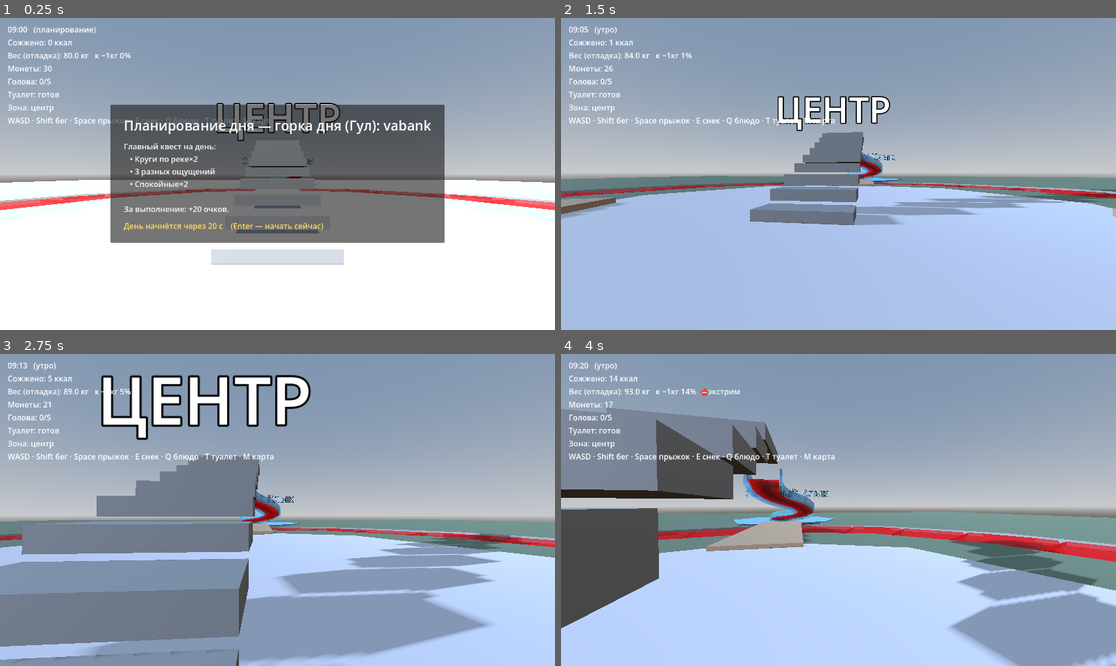
Above: before the commit, frames 1-4 (two rows, left to right).
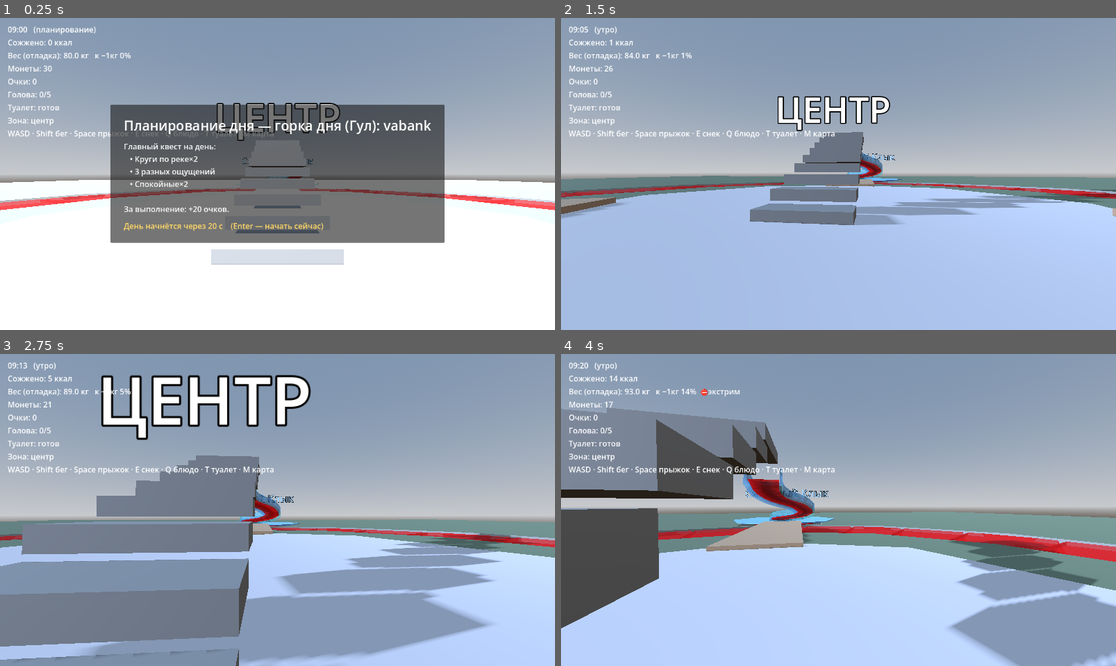
Above: after the commit, the same moments.

Repository: evangelipeep/Red-Wave
Game: Godot game, scene res://world/ParkGreybox.tscn
Same seed, same stepped clock (60 frames per second), same inputs: the game is played once before the commit and once after it. The project has no main scene, so this scene is started directly.
Inputs (mouse positions are in pixels of both pictures, inside the frame that each line leads up to):
- Up to frame 1 (0.25 s): no input
- Up to frame 2 (1.5 s): tap Enter (ui_accept) at 0.5 s; move the mouse to (960, 158) at 0.52 s; hold D (move_right) 0.53-1.28 s; hold Q (eat_meal) 0.53-1.28 s; tap Space (jump) at 0.77 s; tap E (eat_snack) at 0.8, 1.35 s; move the mouse to (810, 174) at 1.27 s; hold W (move_forward) from 1.28 s (still down)
- Up to frame 3 (2.75 s): keep holding W (move_forward); tap Space (jump) at 1.52 s; tap Q (eat_meal) at 1.55 s; move the mouse to (288, 503) at 2.02 s; hold Q (eat_meal) from 2.03 s (still down); tap E (eat_snack) at 2.3 s
- Up to frame 4 (4 s): keep holding W (move_forward); move the mouse to (832, 516) at 2.77 s; release Q (eat_meal) at 2.78 s; tap E (eat_snack) at 2.85, 3.8 s; tap Space (jump) at 3.02, 3.77 s; tap Q (eat_meal) at 3.05 s; move the mouse to (877, 513) at 3.52 s; hold Shift (sprint) from 3.53 s (still down)

The runs differ from the first frame. In frame 1, 0.8% of the frame differs, in the area x 1-50%, y 19-39%; in frame 2, 1.0%; in frame 3, 1.0%; in frame 4, 1.1%.

Commit message:
feat(quest): QuestTracker — проверка атомов и начисление очков, галочки в UI

Diff:
--- a/autoload/EventBus.gd
+++ b/autoload/EventBus.gd
@@ -17,4 +17,6 @@
 signal quest_progress(player_id: int, quest_id: String, done: bool)
 signal ping_made(player_id: int, world_pos: Vector3, context: String)
 signal toast(message: String)                               # всплывающее уведомление в HUD
+signal food_eaten(zone: String)                             # поел в зоне (для квеста «еда в 3 зонах»)
+signal score_changed(player_id: int, score: int)
 @warning_ignore_restore("unused_signal")
--- a/autoload/RunState.gd
+++ b/autoload/RunState.gd
@@ -10,6 +10,7 @@
 var main_quest: Array = []           # бандл атомов главного квеста (QuestGenerator)
 var rides_total: int = 0             # сколько горок проехал (прокси-прогресс, фаза 1)
 var dizziness_peak: int = 0          # пик головокружения за день (для финала)
+var score: int = 0                   # очки за день
 var _dizzy_decay_accum: float = 0.0
 
 const DIZZY_DECAY_EVERY := 6.0   # сек на −1 головокружения
@@ -23,7 +24,13 @@
 	current_zone = ""
 	rides_total = 0
 	dizziness_peak = 0
+	score = 0
 	EventBus.dizziness_changed.emit(Net.local_id(), dizziness)
+	EventBus.score_changed.emit(Net.local_id(), score)
+
+func add_score(delta: int) -> void:
+	score += delta
+	EventBus.score_changed.emit(Net.local_id(), score)
 
 func _process(delta: float) -> void:
 	if dizziness <= 0:
@@ -51,6 +58,7 @@
 	coins -= 1
 	WeightSystem.eat_snack()
 	add_dizziness(-1)
+	EventBus.food_eaten.emit(current_zone)
 	return true
 
 # Блюдо: +2 кг, −3 голова, 2 монеты.
@@ -60,4 +68,5 @@
 	coins -= 2
 	WeightSystem.eat_meal()
 	add_dizziness(-3)
+	EventBus.food_eaten.emit(current_zone)
 	return true
--- a/project.godot
+++ b/project.godot
@@ -22,6 +22,7 @@
 Hype="*res://autoload/Hype.gd"
 WeightSystem="*res://autoload/WeightSystem.gd"
 RunState="*res://autoload/RunState.gd"
+QuestTracker="*res://systems/quest/QuestTracker.gd"
 Net="*res://autoload/Net.gd"
 Slides="*res://data/slides.gd"
 QuestGenerator="*res://systems/quest/QuestGenerator.gd"
--- a/systems/quest/QuestGenerator.gd
+++ b/systems/quest/QuestGenerator.gd
@@ -23,7 +23,7 @@
 	for n in [1, 2]:
 		if extreme.size() >= n:
 			A.append({"name":"Экстрим×%d"%n, "ep":3.0*n, "t":_sum_smallest(extreme, n),
-				"fixed":false, "coin":0, "axis":"extreme"})
+				"fixed":false, "coin":0, "axis":"extreme", "n":n})
 	# RIDE_SENSATION(s,n)
 	var senses := ["padenie","mrak","skolzhenie","nevesomost","pogruzhenie","kruzhenie"]
 	for s in senses:
@@ -34,19 +34,19 @@
 				for id in lst: zones[Slides.SLIDES[id]["zone"]] = true
 				var bonus := 1.0 if zones.size() >= 3 else 0.0
 				A.append({"name":"Ощущение %s×%d"%[s,n], "ep":1.5*n+bonus, "t":_sum_smallest(lst,n),
-					"fixed":false, "coin":0, "axis":"sens"})
+					"fixed":false, "coin":0, "axis":"sens", "n":n, "sensation":s})
 	# RIDE_TEMP(temp,n)
 	for tname in ["ice", "warm"]:
 		var lst := Slides.with_temp(tname)
 		for n in [2, 3]:
 			if lst.size() >= n:
 				A.append({"name":"Темп %s×%d"%[tname,n], "ep":1.5*n, "t":_sum_smallest(lst,n),
-					"fixed":false, "coin":0, "axis":"temp"})
+					"fixed":false, "coin":0, "axis":"temp", "n":n, "temp":tname})
 	# RIDE_GUL_BELOW(n)
 	for n in [2, 3]:
 		if low.size() >= n:
 			A.append({"name":"Гул<50×%d"%n, "ep":1.3*n, "t":_sum_smallest(low,n),
-				"fixed":false, "coin":0, "axis":"gul"})
+				"fixed":false, "coin":0, "axis":"gul", "n":n})
 	# ONE_PER_ZONE
 	var tz := 0.0
 	for z in Slides.ZONES:
@@ -58,14 +58,14 @@
 	for z in Slides.ZONES:
 		var t := 0.0
 		for id in Slides.in_zone(z): t += _ride_time(id)
-		A.append({"name":"Закрой зону %s"%z, "ep":7.0, "t":t, "fixed":false, "coin":0, "axis":"closezone"})
+		A.append({"name":"Закрой зону %s"%z, "ep":7.0, "t":t, "fixed":false, "coin":0, "axis":"closezone", "zone":z})
 	# DIFFERENT_SENSATIONS(k)
 	for k in [3, 4]:
-		A.append({"name":"%d разных ощущений"%k, "ep":1.5*k, "t":k*90.0, "fixed":false, "coin":0, "axis":"diffsens"})
+		A.append({"name":"%d разных ощущений"%k, "ep":1.5*k, "t":k*90.0, "fixed":false, "coin":0, "axis":"diffsens", "n":k})
 	# RIDE_CALM(n)
 	for n in [1, 2]:
 		if calm.size() >= n:
-			A.append({"name":"Спокойные×%d"%n, "ep":3.0*n, "t":n*100.0, "fixed":false, "coin":0, "axis":"calm"})
+			A.append({"name":"Спокойные×%d"%n, "ep":3.0*n, "t":n*100.0, "fixed":false, "coin":0, "axis":"calm", "n":n})
 	# ATTEND_SHOWS(k)  (fixed_time)
 	for k in [1, 2, 3]:
 		A.append({"name":"Театры×%d"%k, "ep":3.0*k, "t":k*110.0, "fixed":true, "coin":0, "axis":"shows"})
@@ -82,13 +82,13 @@
 	A.append({"name":"Голов.5→0 до 19:00", "ep":3.0, "t":150.0, "fixed":false, "coin":0, "axis":"dizzy"})
 	# RACE_WIN(n)
 	for n in [1, 2]:
-		A.append({"name":"Победа в Рое×%d"%n, "ep":3.0*n, "t":n*90.0, "fixed":false, "coin":0, "axis":"race"})
+		A.append({"name":"Победа в Рое×%d"%n, "ep":3.0*n, "t":n*90.0, "fixed":false, "coin":0, "axis":"race", "n":n})
 	# QUEUE_SKIP(n)
 	for n in [1, 2]:
-		A.append({"name":"Без очереди×%d"%n, "ep":2.5*n, "t":n*30.0, "fixed":false, "coin":0, "axis":"skip"})
+		A.append({"name":"Без очереди×%d"%n, "ep":2.5*n, "t":n*30.0, "fixed":false, "coin":0, "axis":"skip", "n":n})
 	# CAPILLYAR_LAPS(n)
 	for n in [2, 3]:
-		A.append({"name":"Круги по реке×%d"%n, "ep":2.0*n, "t":n*90.0, "fixed":false, "coin":0, "axis":"laps"})
+		A.append({"name":"Круги по реке×%d"%n, "ep":2.0*n, "t":n*90.0, "fixed":false, "coin":0, "axis":"laps", "n":n})
 	return A
 
 func _sum_smallest(ids: Array, n: int) -> float:
--- /dev/null
+++ b/systems/quest/QuestTracker.gd
@@ -0,0 +1,152 @@
+extends Node
+## Автолоад: трекинг главного квеста. По ходу дня проверяет каждый атом бандла
+## (RunState.main_quest), считает выполнение и начисляет MAIN_PAYOUT при полном
+## завершении. Оценивает то, что уже есть в игре (горки, вес, голова, еда по зонам);
+## атомы систем «в разработке» (театры/лавки/гонки/очереди/круги) пока авто-зачёт.
+
+const AUTO_AXES := ["shows", "bard", "shop", "race", "skip", "laps"]
+const EVE_19_FRAC := 10.0 / 12.0   # 19:00 при дне 09:00–21:00
+
+var done: Array = []        # done[i] для main_quest[i]
+var _paid: bool = false
+
+# Сырой трекинг за день.
+var _ride_counts: Dictionary = {}
+var _eaten_zones: Dictionary = {}
+var _saw_dizzy_max: bool = false
+var _dizzy_cleared_in_time: bool = false
+var _weighthi_done: bool = false
+
+func _ready() -> void:
+	EventBus.run_started.connect(_on_run_started)
+	EventBus.slide_completed.connect(_on_ride)
+	EventBus.food_eaten.connect(_on_food)
+	EventBus.dizziness_changed.connect(_on_dizzy)
+	Clock.day_finished.connect(_on_day_finished)
+
+func is_done(i: int) -> bool:
+	return i >= 0 and i < done.size() and done[i]
+
+func quest_complete() -> bool:
+	if done.is_empty():
+		return false
+	for d in done:
+		if not d:
+			return false
+	return true
+
+func _on_run_started() -> void:
+	_ride_counts.clear()
+	_eaten_zones.clear()
+	_saw_dizzy_max = false
+	_dizzy_cleared_in_time = false
+	_weighthi_done = false
+	_paid = false
+	done.clear()
+	done.resize(RunState.main_quest.size())
+	for i in done.size():
+		done[i] = false
+	_reevaluate(false)
+
+func _on_ride(_pid: int, slide_id: String) -> void:
+	_ride_counts[slide_id] = int(_ride_counts.get(slide_id, 0)) + 1
+	var info: Dictionary = Slides.SLIDES.get(slide_id, {})
+	if info.get("extreme", false) and WeightSystem.kg >= 88.0 and WeightSystem.kg <= 90.0:
+		_weighthi_done = true
+	_reevaluate(true)
+
+func _on_food(zone: String) -> void:
+	if zone != "":
+		_eaten_zones[zone] = true
+	_reevaluate(true)
+
+func _on_dizzy(_pid: int, level: int) -> void:
+	if level >= GameConstants.DIZZY_MAX:
+		_saw_dizzy_max = true
+	if _saw_dizzy_max and level == 0 and Clock.day_fraction < EVE_19_FRAC:
+		_dizzy_cleared_in_time = true
+	_reevaluate(true)
+
+func _on_day_finished() -> void:
+	_reevaluate(true)   # финальные атомы (вес на финише)
+
+func _reevaluate(can_pay: bool) -> void:
+	if RunState.main_quest.is_empty():
+		return
+	if done.size() != RunState.main_quest.size():
+		done.resize(RunState.main_quest.size())
+	var all_done := true
+	for i in RunState.main_quest.size():
+		var atom: Dictionary = RunState.main_quest[i]
+		var d := _evaluate(atom)
+		if d and not done[i]:
+			EventBus.quest_progress.emit(Net.local_id(), str(atom.get("name", "")), true)
+		done[i] = d
+		if not d:
+			all_done = false
+	if all_done and can_pay and not _paid:
+		_paid = true
+		RunState.add_score(GameConstants.MAIN_PAYOUT)
+		EventBus.toast.emit("Главный квест выполнен! +%d очков" % GameConstants.MAIN_PAYOUT)
+
+func _evaluate(atom: Dictionary) -> bool:
+	var axis := str(atom.get("axis", ""))
+	if axis in AUTO_AXES:
+		return true   # система в разработке — авто-зачёт
+	var n := int(atom.get("n", 1))
+	match axis:
+		"extreme":
+			return _count(func(id): return Slides.SLIDES[id].get("extreme", false)) >= n
+		"calm":
+			return _count(func(id): return Slides.SLIDES[id].get("calm", false)) >= n
+		"sens":
+			var s := str(atom.get("sensation", ""))
+			return _count(func(id): return Slides.SLIDES[id].get("sensation", "") == s) >= n
+		"temp":
+			var t := str(atom.get("temp", ""))
+			return _count(func(id): return Slides.SLIDES[id].get("temp", "") == t) >= n
+		"gul":
+			return _count(func(id): return int(Hype.gul.get(id, 50)) < 50) >= n
+		"perzone":
+			return _zones_ridden() >= Slides.ZONES.size()
+		"closezone":
+			var z := str(atom.get("zone", ""))
+			return _zone_closed(z)
+		"diffsens":
+			return _distinct_sensations() >= n
+		"food":
+			return _eaten_zones.size() >= 3
+		"weightlow":
+			return (not Clock.running) and WeightSystem.kg <= 79.0
+		"weighthi":
+			return _weighthi_done
+		"dizzy":
+			return _dizzy_cleared_in_time
+		_:
+			return true
+
+# --- Запросы по проеханным горкам. ---
+func _count(pred: Callable) -> int:
+	var c := 0
+	for id in _ride_counts:
+		if pred.call(id):
+			c += 1
+	return c
+
+func _zones_ridden() -> int:
+	var zones := {}
+	for id in _ride_counts:
+		zones[Slides.SLIDES[id].get("zone", "")] = true
+	return zones.size()
+
+func _zone_closed(zone: String) -> bool:
+	for id in Slides.in_zone(zone):
+		if not _ride_counts.has(id):
+			return false
+	return true
+
+func _distinct_sensations() -> int:
+	var s := {}
+	for id in _ride_counts:
+		s[Slides.SLIDES[id].get("sensation", "")] = true
+	return s.size()
--- a/ui/FinaleScreen.gd
+++ b/ui/FinaleScreen.gd
@@ -26,9 +26,12 @@
 		WeightSystem.kg, WeightSystem.weight_min, WeightSystem.weight_max]
 	s += "   Голова (пик за день): %d/%d\n" % [RunState.dizziness_peak, GameConstants.DIZZY_MAX]
 	s += "   Монет осталось: %d\n\n" % RunState.coins
-	s += "Главный квест дня:\n"
-	for a in RunState.main_quest:
-		s += "   • %s\n" % str(a.get("name", "?"))
-	s += "   (проверка выполнения и очки — фаза 2)\n\n"
+	var status := "ВЫПОЛНЕН ✓" if QuestTracker.quest_complete() else "не выполнен"
+	s += "Главный квест: %s\n" % status
+	for i in RunState.main_quest.size():
+		var a: Dictionary = RunState.main_quest[i]
+		var mark := "✓" if QuestTracker.is_done(i) else "✗"
+		s += "   %s %s\n" % [mark, str(a.get("name", "?"))]
+	s += "\nОЧКИ ЗА ДЕНЬ: %d\n\n" % RunState.score
 	s += "Enter — заново"
 	return s
--- a/ui/HUD.gd
+++ b/ui/HUD.gd
@@ -7,6 +7,7 @@
 @onready var _cal: Label = $VBox/Calories
 @onready var _weight: Label = $VBox/Weight
 @onready var _coins: Label = $VBox/Coins
+@onready var _score: Label = $VBox/Score
 @onready var _dizzy: Label = $VBox/Dizzy
 @onready var _toilet: Label = $VBox/Toilet
 @onready var _zone: Label = $VBox/Zone
@@ -27,6 +28,7 @@
 	_weight.text = "Вес (отладка): %.1f кг   к −1кг %.0f%%%s" % [
 		WeightSystem.kg, WeightSystem.burn_progress() * 100.0, lock]
 	_coins.text = "Монеты: %d" % RunState.coins
+	_score.text = "Очки: %d" % RunState.score
 	_dizzy.text = "Голова: %d/%d" % [RunState.dizziness, GameConstants.DIZZY_MAX]
 	if WeightSystem.can_toilet():
 		_toilet.text = "Туалет: готов"
--- a/ui/HUD.tscn
+++ b/ui/HUD.tscn
@@ -23,6 +23,9 @@
 [node name="Coins" type="Label" parent="VBox"]
 text = "Монеты: 10"
 
+[node name="Score" type="Label" parent="VBox"]
+text = "Очки: 0"
+
 [node name="Dizzy" type="Label" parent="VBox"]
 text = "Голова: 0/5"
 
--- a/ui/MapOverlay.gd
+++ b/ui/MapOverlay.gd
@@ -21,8 +21,10 @@
 	var s := "Время: %s\n" % Clock.game_time_string()
 	s += "Горка дня (Гул): %s\n\n" % Hype.day_slide
 	s += "Главный квест:\n"
-	for a in RunState.main_quest:
-		s += "   • %s\n" % str(a.get("name", "?"))
-	s += "\nПрокатились: %d горок\n" % RunState.rides_total
+	for i in RunState.main_quest.size():
+		var a: Dictionary = RunState.main_quest[i]
+		var mark := "✓" if QuestTracker.is_done(i) else "•"
+		s += "   %s %s\n" % [mark, str(a.get("name", "?"))]
+	s += "\nОчки: %d   Прокатились: %d горок\n" % [RunState.score, RunState.rides_total]
 	s += "Сожжено: %.0f ккал" % WeightSystem.calories_burned
 	return s
